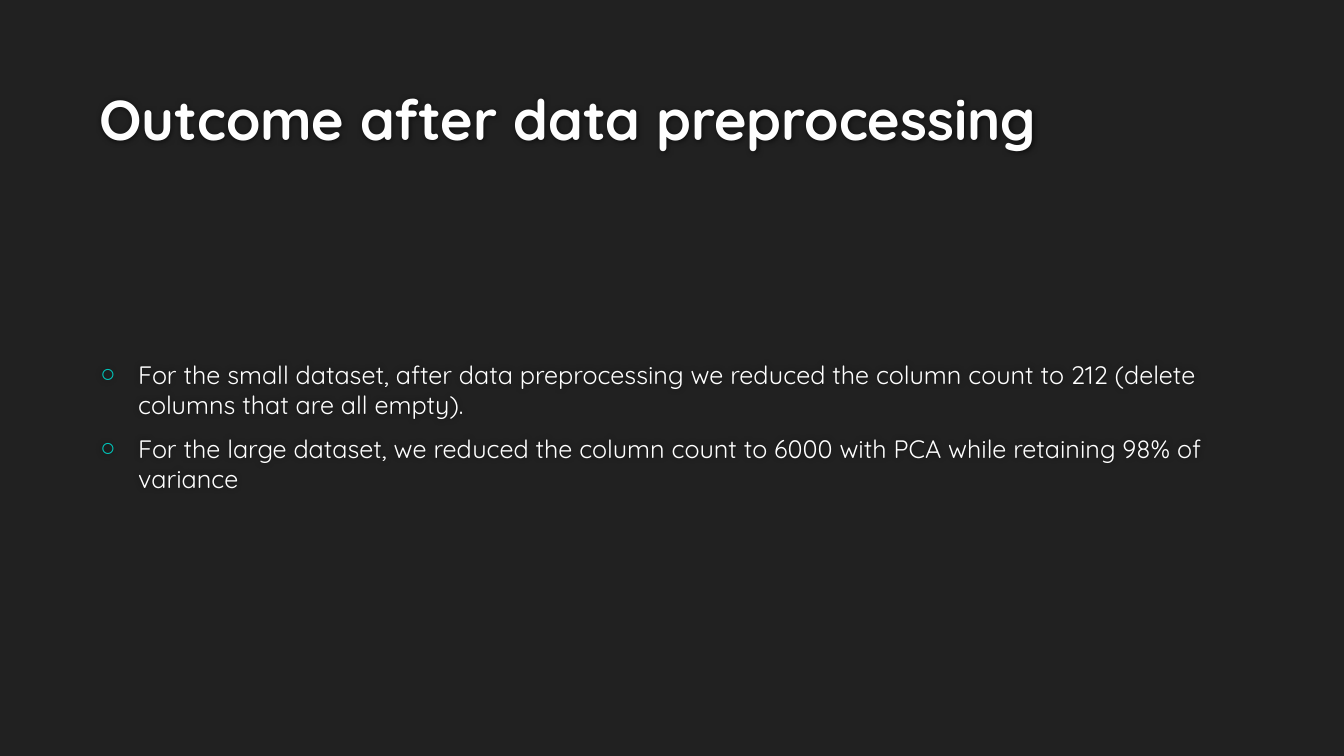
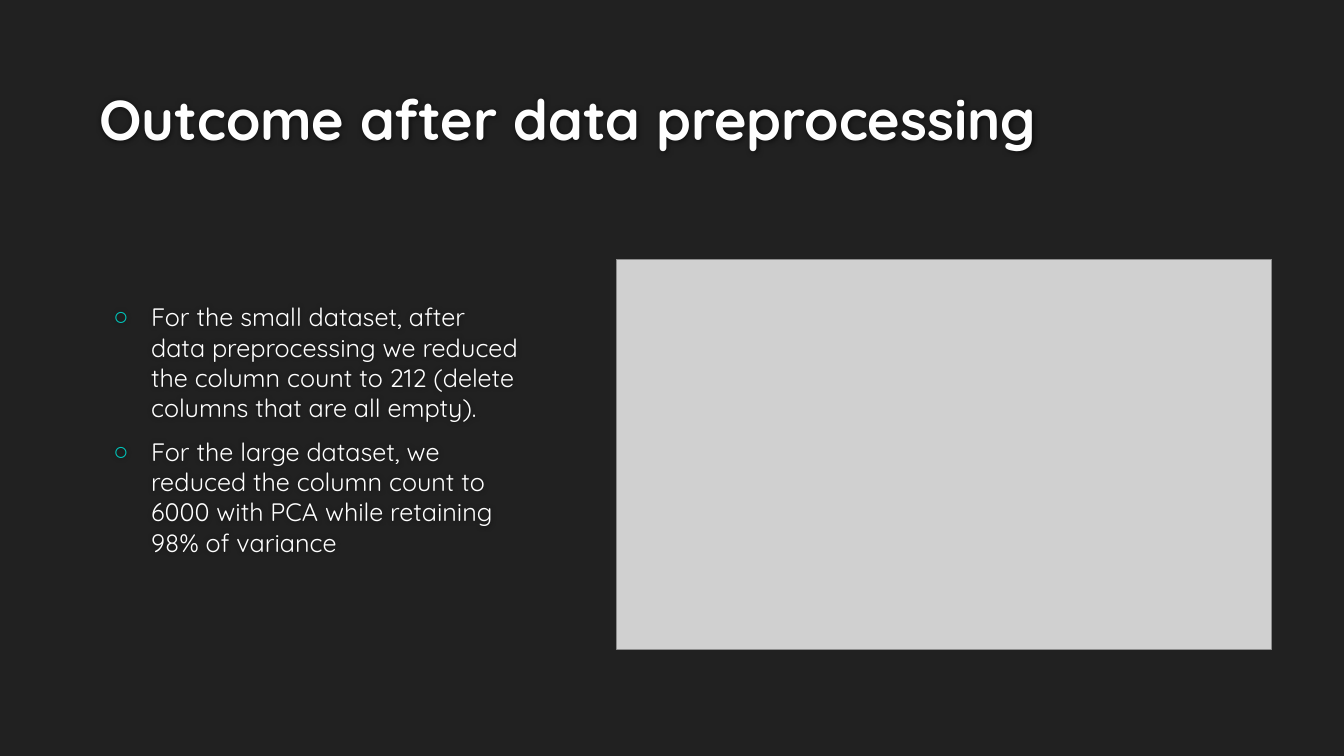
Before and after one commit to wadehuangwei/INFO7250-Final, a slide deck: slide 14 of 7250Final.pptx (slide 15 before the commit). Drawn at 1344x756 pixels with LibreOffice and Linux fonts; fonts in the diff are those of the drawing; grey boxes stand for pictures; background and template pictures are left out. Boxes give left, top, right and bottom in pixels: in the first picture for what was removed or moved away, otherwise in the second. Text is boxed around its words. In the diff, an @@ line names an element or a change of style, - is before the commit and + after.

```diff
--- a/7250Final.pptx
+++ b/7250Final.pptx
@@ text "For the small dataset, after ..." rewrapped from [138,365,1201,489] to [151,307,518,553] @@
@@ picture added at [617,259,1272,649] @@
```
Also in this commit, not shown: 2 other slides changed, 1 slide added, 2 slides removed.
